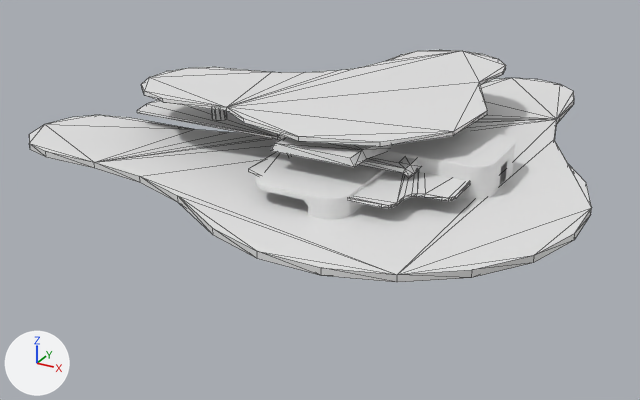
The glTF model public/models/boxs.gltf: old version first, new version second.
Before and after are seen from a camera (50 mm lens) standing at (38.5, -80.6, 34.7) and looking at (-5.2, -1.0, -5.1). Every picture has the same lights, and +X, +Y and +Z are marked at lower left. Mesh edges are drawn as thin lines on the coarser meshes. Where no turn or scale is listed for an object, it has been applied to the vertices.

The older version as bpy lines, for what is in view:
```python
me_floor_base_005 = bpy.data.meshes.new('floor_base.005')
me_floor_base_005.from_pydata(...)  # 274 vertices, 476 faces; spans x -38.8..24.1, y -24.1..39.1, z -0.3..6.6
me_gangkurve90grad_003 = bpy.data.meshes.new('gangkurve90grad.003')
me_gangkurve90grad_003.from_pydata(...)  # 254 vertices, 504 faces; spans x -7.9..8.3, y -7.9..8.3, z -1.5..3.5
me_mesh3375_trans_down10_group154_group153_group152_model_003 = bpy.data.meshes.new('Mesh3375 TRANS_DOWN10 Group154 Group153 Group152 Model.003')
me_mesh3375_trans_down10_group154_group153_group152_model_003.from_pydata(...)  # 82 vertices, 159 faces; spans x -4.5..4.5, y -12.2..12.3, z -4.1..5.4
ob_gangelevation_mittel_box = bpy.data.objects.new('GangElevation_Mittel.BOX', me_mesh3375_trans_down10_group154_group153_group152_model_003)
ob_gangelevation_mittel_box.location = (0.0, 0.0, 0.0)
ob_gangkurve_90grad_box = bpy.data.objects.new('GangKurve_90Grad.BOX', me_gangkurve90grad_003)
ob_gangkurve_90grad_box.location = (0.0, 0.0, 0.0)
ob_skycity_box = bpy.data.objects.new('Skycity.BOX', me_floor_base_005)
ob_skycity_box.location = (0.0, 0.0, 0.0)
# also in view: 'Schule.BOX' at (0.0, 0.2, 0.6); 'HQ.BOX' at (3.0, 0.0, 1.9)
```
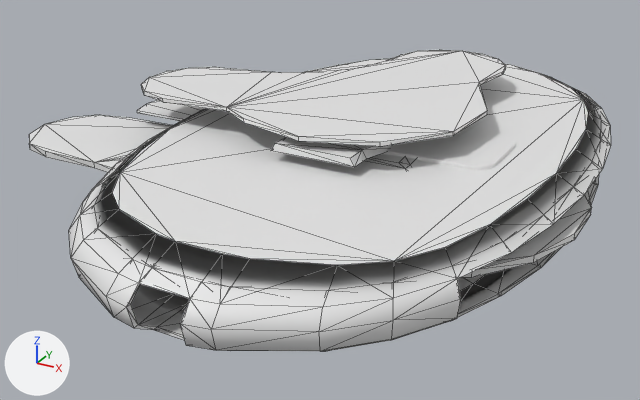
Boxes [x1, y1, x2, y2] around the edits, measured in the pictures (640 x 400 px):
'MesseHalle.BOX', added: after [69, 58, 611, 351]
'Schule.BOX', unchanged, covered by the edit: before [255, 155, 386, 220]

The change in detail:
Mesh me_mesh1_cube_group1_model_008 is new.
It has 356 vertices, 716 faces and spans x -22.8..23.7, y -37.4..36.7, z -3.8..3.9.
Object 'MesseHalle.BOX' (ob_messehalle_box) is new; it shows me_mesh1_cube_group1_model_008.
Its location is (0.0, 0.0, 0.0).
